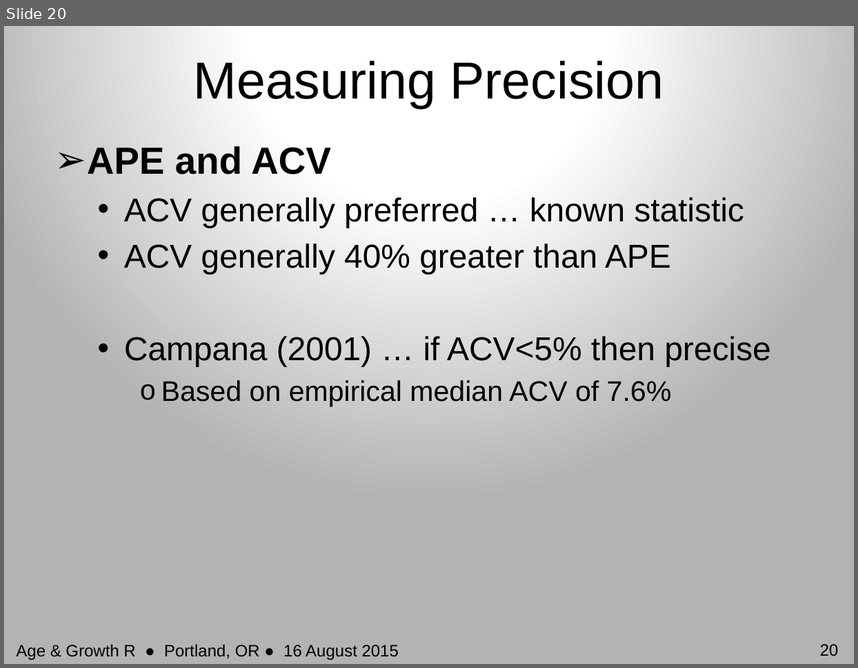
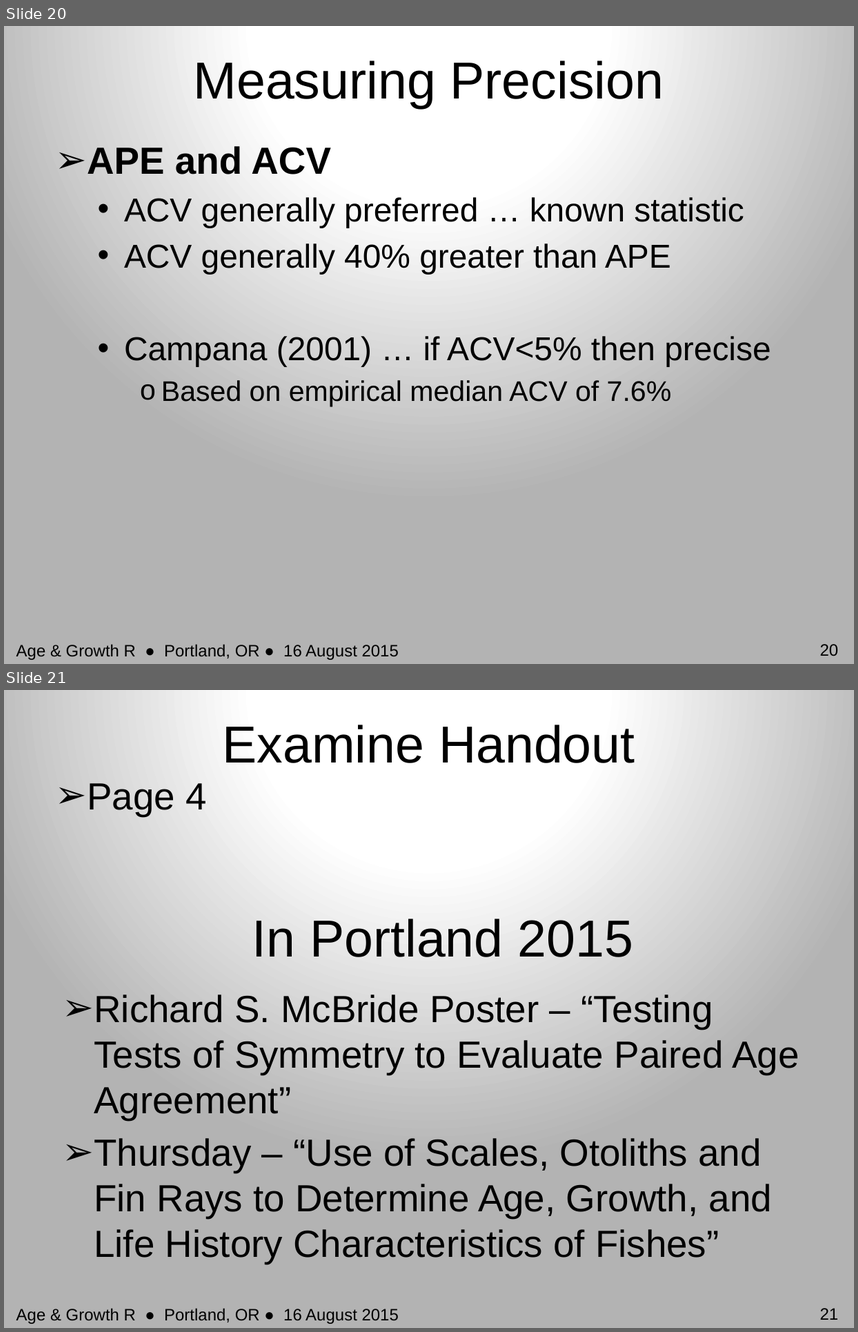
Before and after one commit to droglenc/AFSPortland2015, a slide deck: Slides/01_AgeComparisons.pptx. Shown one above the other, each under a label of ours: slide 20 before the commit, slides 20 and 21 after it. The pictures are 858x668 and 858x1332 pixels, drawn with LibreOffice and Linux fonts; fonts in the diff are those of the drawing. Boxes give left, top, right and bottom in pixels: in the first picture for what was removed or moved away, otherwise in the second. Text is boxed around its words. In the diff, an @@ line names an element or a change of style, - is before the commit and + after.

```diff
--- a/Slides/01_AgeComparisons.pptx
+++ b/Slides/01_AgeComparisons.pptx
@@ slide 21 added at (4,690,854,1328), background gradient #FFFFFF to #B3B3B3 @@
@@ title added at (222,724,635,763), 44 pt, text #000000 @@
+Examine Handout
@@ text added at (87,783,206,816), 32 pt, text #000000 @@
+➢ Page 4
@@ text added at (252,918,633,957), 44 pt, text #000000 @@
+In Portland 2015
@@ text added at (94,994,799,1263), 32 pt, text #000000 @@
+➢ Richard S. McBride Poster – “Testing Tests of Symmetry to Evaluate Paired Age Agreement”
+➢ Thursday – “Use of Scales, Otoliths and Fin Rays to Determine Age, Growth, and Life History Characteristics of Fishes”
@@ text added at (16,1308,399,1323), 14 pt, text #000000 @@
+Age & Growth R ● Portland, OR ● 16 August 2015
@@ page number added at (820,1308,839,1319), 14 pt, text #000000 @@
+21
```
Also in this commit, not shown: 1 slide changed, 2 other files.
